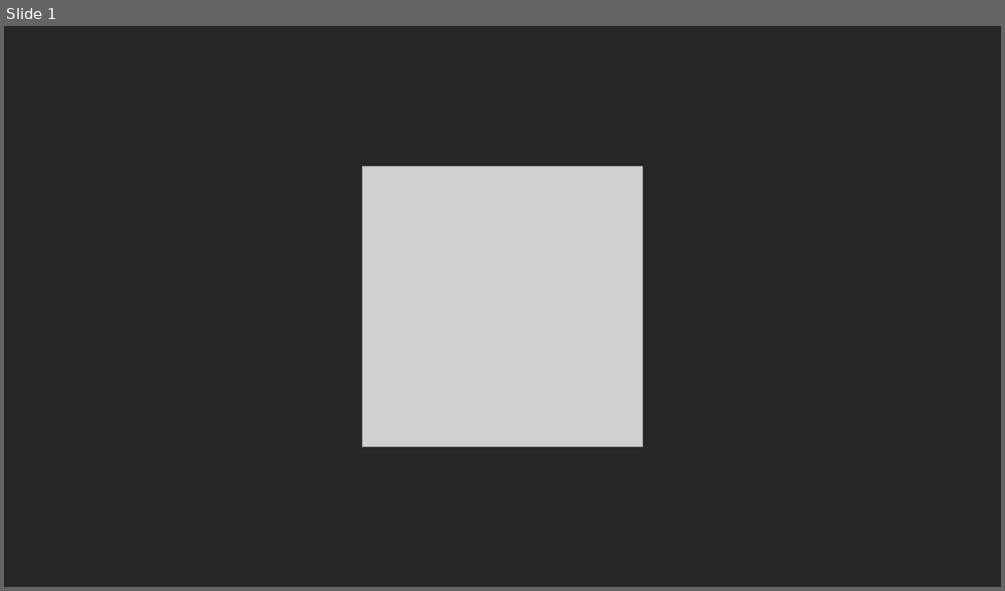
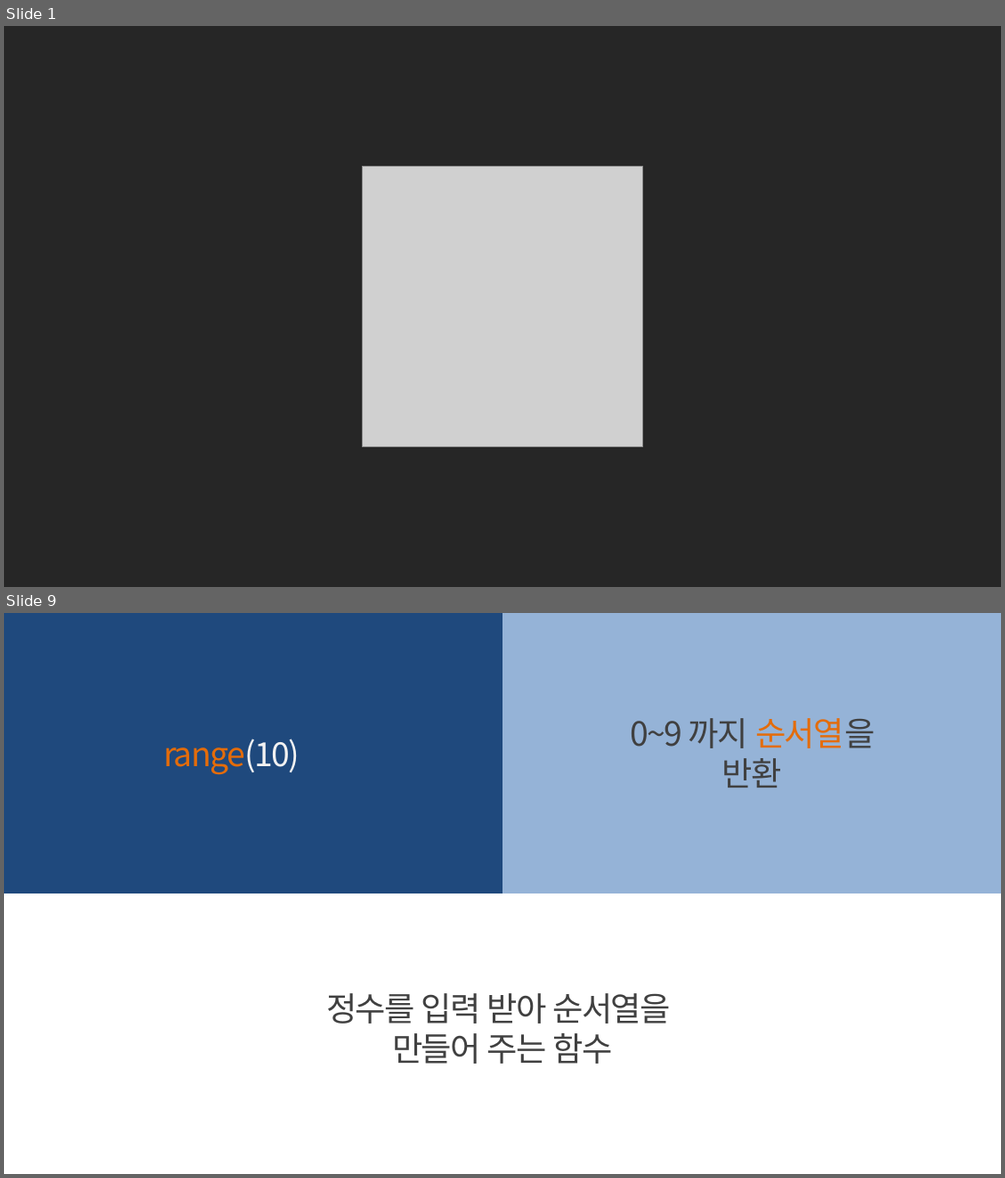
Before and after one commit to kwonkijun/python, a slide deck: 파이썬기초(PPT)/NEW_2021버전/파이썬 기초 8강_반복문.pptx. Shown one above the other, each under a label of ours: slide 1 before the commit, slides 1 and 9 after it; the slides between them are not shown. The pictures are 1005x591 and 1005x1178 pixels, drawn with LibreOffice and Linux fonts; fonts in the diff are those of the drawing; grey boxes stand for pictures. Boxes give left, top, right and bottom in pixels: in the first picture for what was removed or moved away, otherwise in the second. Text is boxed around its words. In the diff, an @@ line names an element or a change of style, - is before the commit and + after.

```diff
--- a/파이썬기초(PPT)/NEW_2021버전/파이썬 기초 8강_반복문.pptx
+++ b/파이썬기초(PPT)/NEW_2021버전/파이썬 기초 8강_반복문.pptx
@@ slide 9 added at box(4, 613, 1001, 1174), background #FFFFFF @@
@@ rectangle added at box(4, 613, 502, 893), fill #1F497D @@
@@ rectangle added at box(502, 613, 1001, 893), fill #95B3D7 @@
@@ text added at box(630, 718, 874, 787), 32 pt, text #404040 @@
+0~9 까지 순서열을 반환
@@ text added at box(163, 738, 299, 775), 32 pt, text #E46C0A @@
+range(10)
@@ text added at box(326, 993, 671, 1063), 32 pt, text #404040 @@
+정수를 입력 받아 순서열을
+만들어 주는 함수
```
Also in this commit, not shown: 22 other slides added, 16 slides removed, 6 other files.
